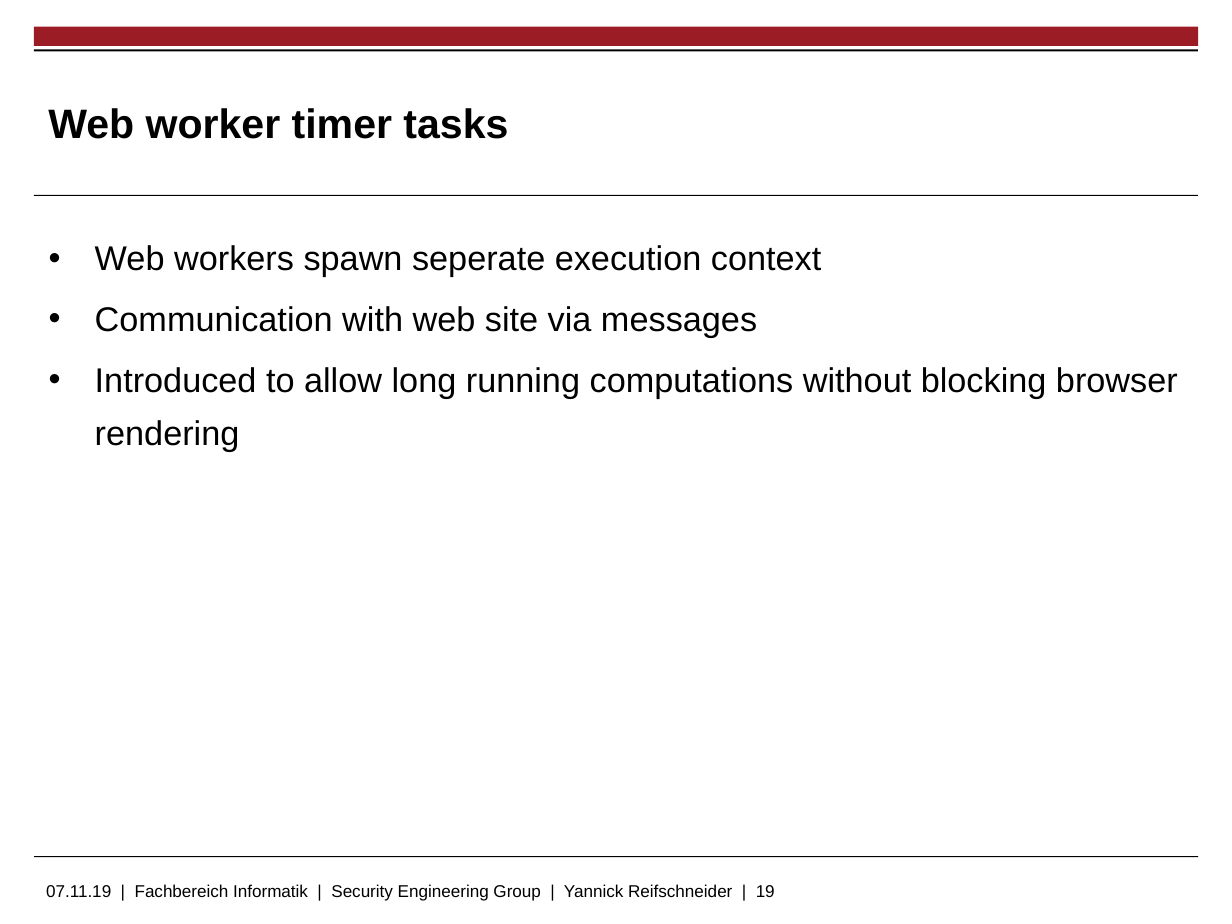
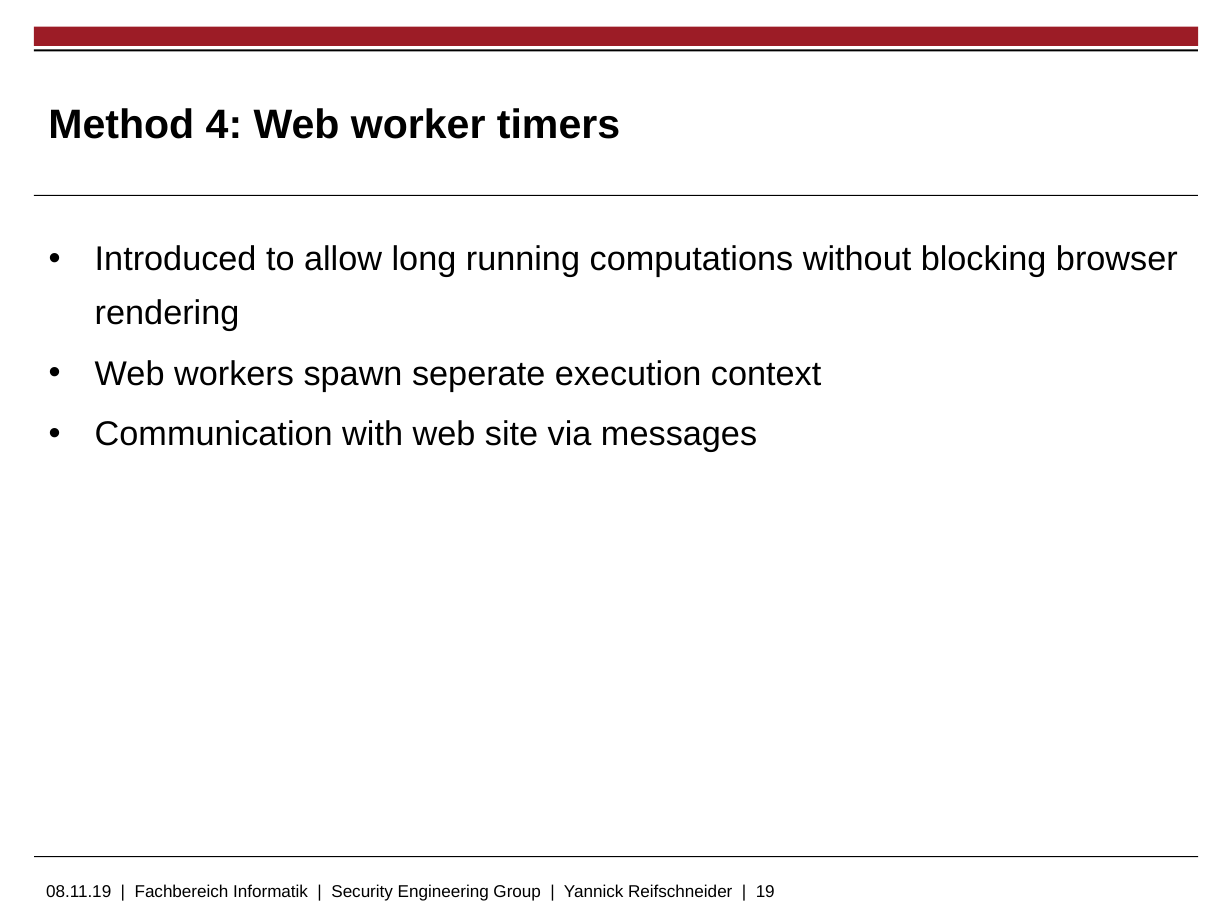
Before and after one commit to skidr0w/background-execution, a slide deck: slide 19 of thesis/slides.pptx. Drawn at 1232x924 pixels with LibreOffice and Linux fonts; fonts in the diff are those of the drawing; background and template pictures are left out. Boxes give left, top, right and bottom in pixels: in the first picture for what was removed or moved away, otherwise in the second. Text is boxed around its words. In the diff, an @@ line names an element or a change of style, - is before the commit and + after.

```diff
--- a/thesis/slides.pptx
+++ b/thesis/slides.pptx
@@ title at (x1=48, y1=108, x2=620, y2=139): text changed @@
-Web worker timer tasks
+Method 4: Web worker timers
@@ text at (x1=95, y1=245, x2=1178, y2=330): paragraph added @@
+• Introduced to allow long running computations without blocking browser rendering
@@ text at (x1=95, y1=367, x2=1178, y2=452): paragraph removed @@
-• Introduced to allow long running computations without blocking browser rendering
@@ text at (x1=46, y1=884, x2=775, y2=901): text changed @@
-07.11.19 | Fachbereich Informatik | Security Engineering Group | Yannick Reifschneider | 19
+08.11.19 | Fachbereich Informatik | Security Engineering Group | Yannick Reifschneider | 19
```
Also in this commit, not shown: 17 other slides changed, 2 slides added, 3 slides removed.
